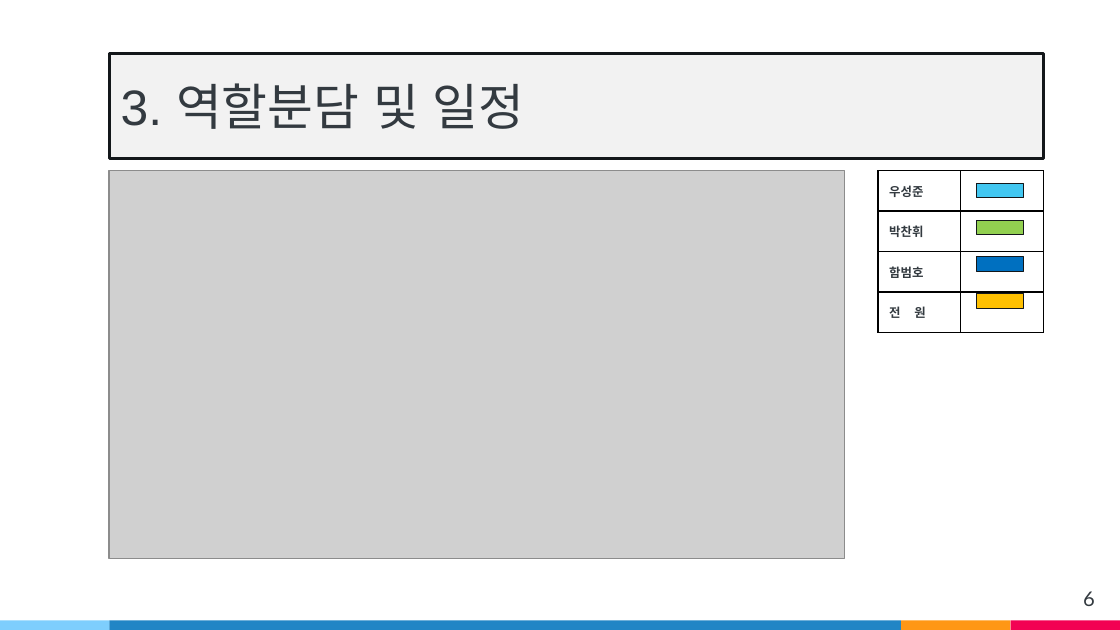
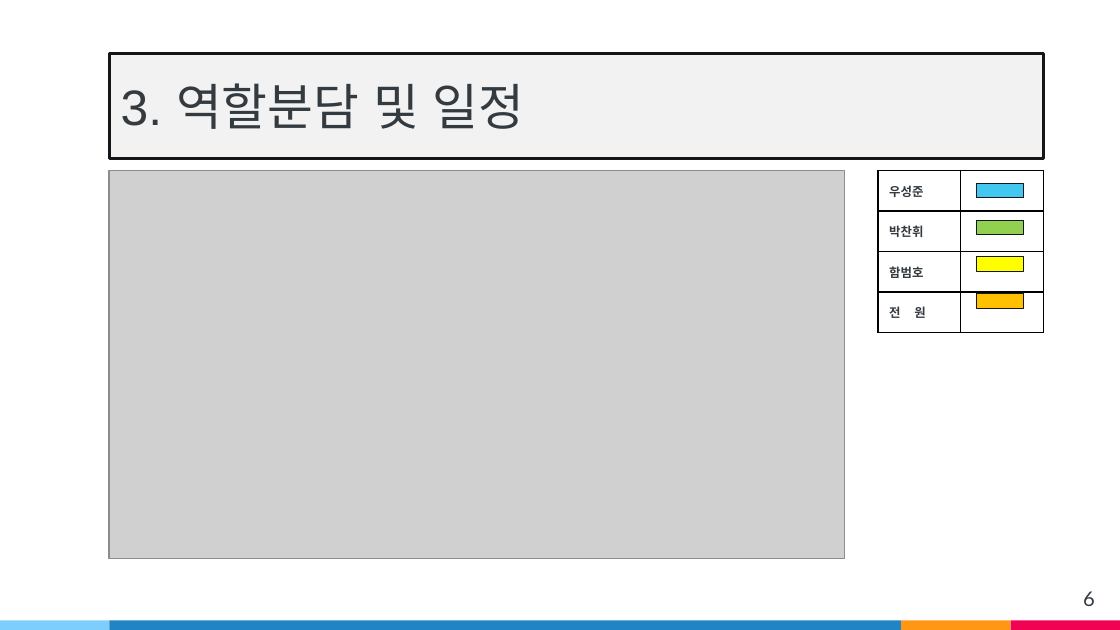
Before and after one commit to wsj2681/Anger_Control_Disoder, a slide deck: slide 6 of Capstone Design/발표자료/중간발표/v3.pptx. Drawn at 1120x630 pixels with LibreOffice and Linux fonts; fonts in the diff are those of the drawing; grey boxes stand for pictures. Boxes give left, top, right and bottom in pixels: in the first picture for what was removed or moved away, otherwise in the second. Text is boxed around its words. In the diff, an @@ line names an element or a change of style, - is before the commit and + after.

```diff
--- a/Capstone Design/발표자료/중간발표/v3.pptx
+++ b/Capstone Design/발표자료/중간발표/v3.pptx
@@ rectangle at [977,256,1024,271]: fill #0070C0 to #FFFF00 @@
```
Also in this commit, not shown: 5 other slides changed, 1 slide added, 3 other files.
